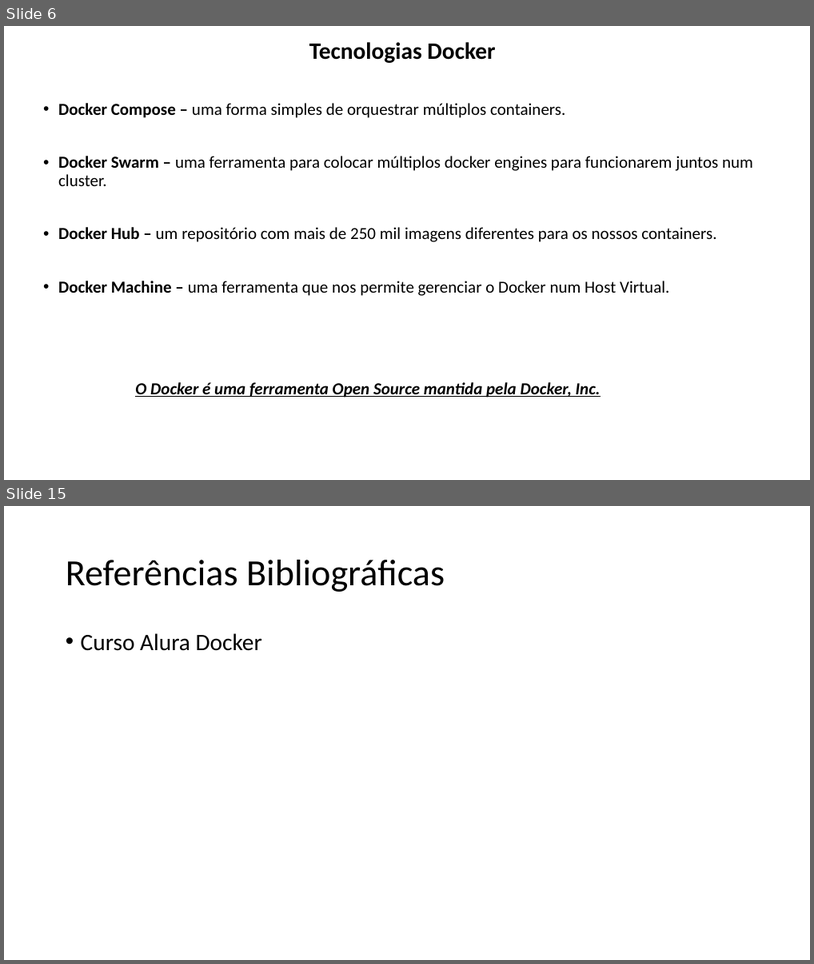
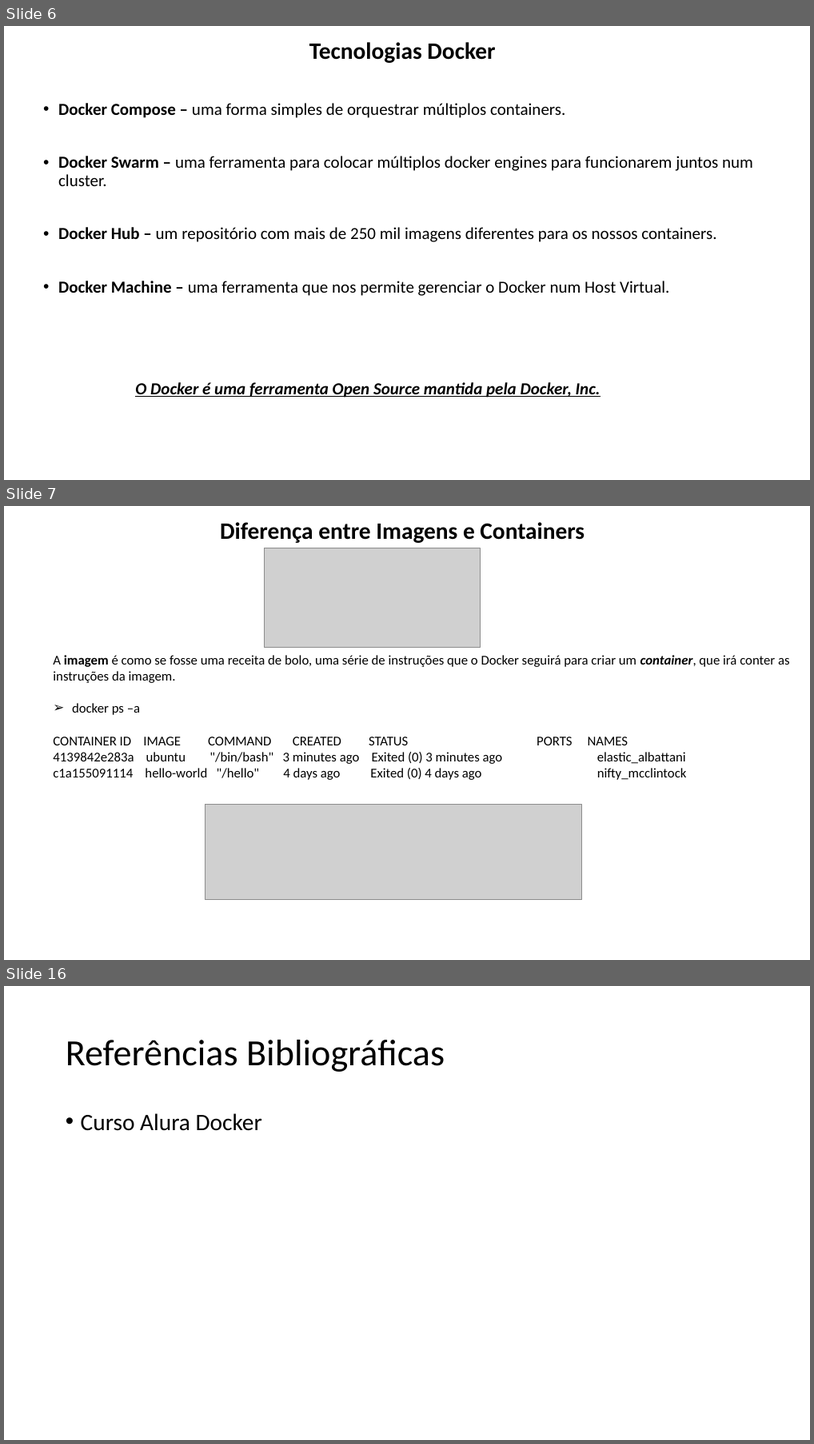
Before and after one commit to lacsousa/learning-docker, a slide deck: docs/docker-resumo.pptx. Shown one above the other, each under a label of ours: slides 6 and 15 before the commit, slides 6, 7 and 16 after it; the slides between them are not shown. The pictures are 814x964 and 814x1444 pixels, drawn with LibreOffice and Linux fonts; fonts in the diff are those of the drawing; grey boxes stand for pictures. Boxes give left, top, right and bottom in pixels: in the first picture for what was removed or moved away, otherwise in the second. Text is boxed around its words. In the diff, an @@ line names an element or a change of style, - is before the commit and + after.

Commit message:
Conceitos de Containers e Imagens

```diff
--- a/docs/docker-resumo.pptx
+++ b/docs/docker-resumo.pptx
@@ slide 7 added at [4,506,810,960], background #FFFFFF @@
@@ text added at [220,522,585,543], 28 pt, text #000000, bold @@
+Diferença entre Imagens e Containers
@@ picture added at [265,548,480,648] @@
@@ text added at [53,655,790,780], 16 pt, text #000000 @@
+A imagem é como se fosse uma receita de bolo, uma série de instruções que o Docker seguirá para criar um container, que irá conter as instruções da imagem.
+➢ docker ps –a
+CONTAINER ID IMAGE COMMAND CREATED STATUS PORTS NAMES
+4139842e283a ubuntu "/bin/bash" 3 minutes ago Exited (0) 3 minutes ago elastic_albattani
+c1a155091114 hello-world "/hello" 4 days ago Exited (0) 4 days ago nifty_mcclintock
@@ picture added at [206,804,582,899] @@
@@ what was slide 15 is now slide 16 @@
```
Also in this commit, not shown: 1 slide changed, 1 other slide added, 1 slide removed, 1 other file.
